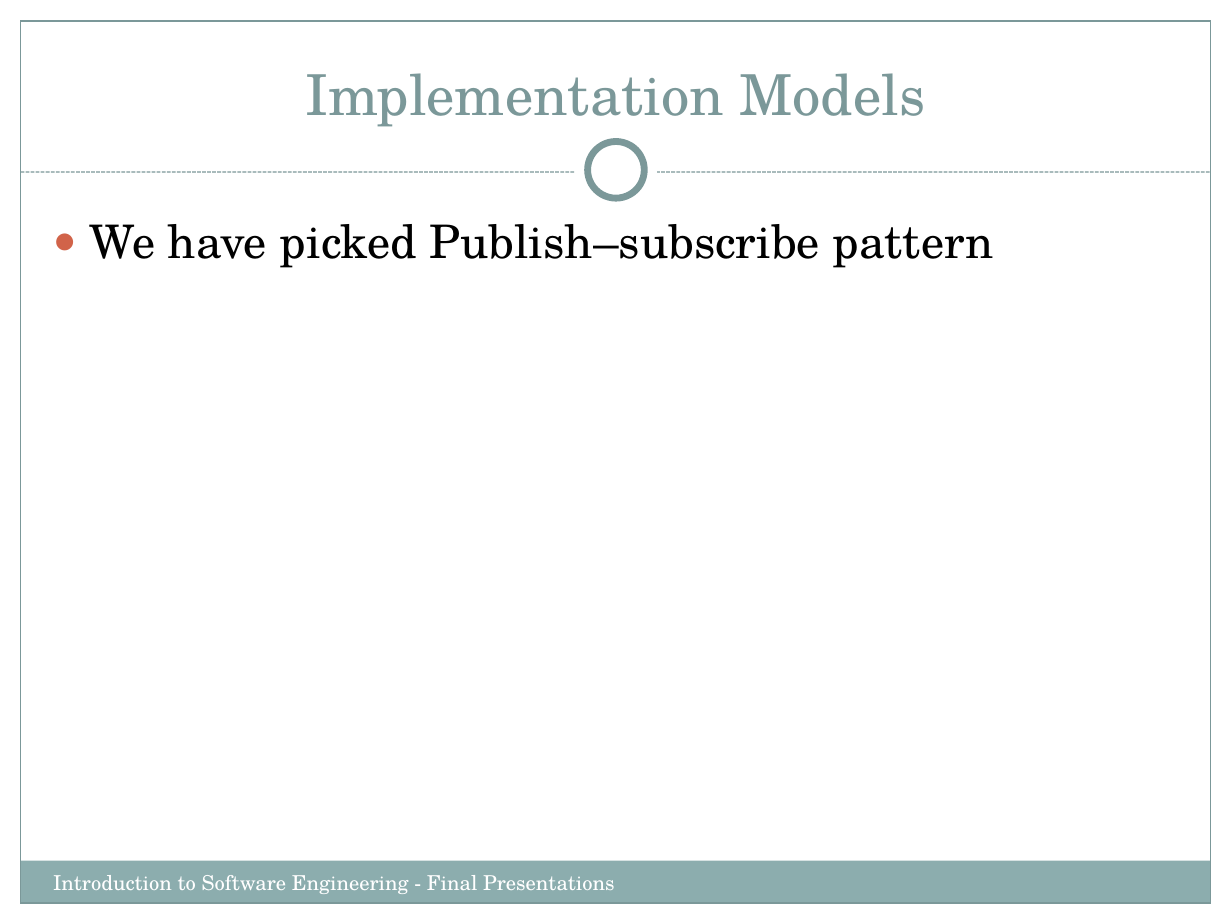
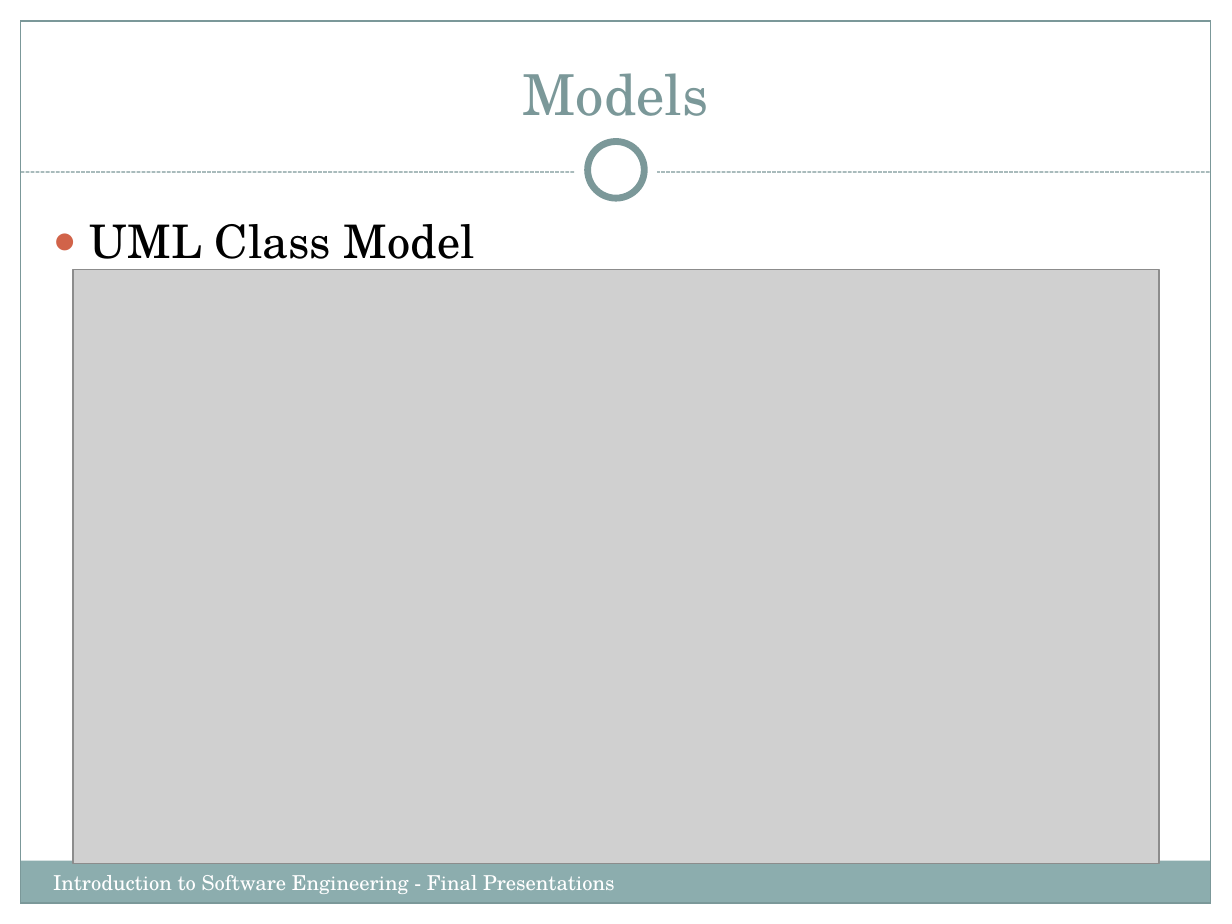
Before and after one commit to Sang712UMA/PetsApp, a slide deck: slide 7 of Presentation/AdrianSlides_WORKINPROGRESS.pptx (slide 4 before the commit). Drawn at 1232x924 pixels with LibreOffice and Linux fonts; fonts in the diff are those of the drawing; grey boxes stand for pictures. Boxes give left, top, right and bottom in pixels: in the first picture for what was removed or moved away, otherwise in the second. Text is boxed around its words. In the diff, an @@ line names an element or a change of style, - is before the commit and + after.

```diff
--- a/Presentation/AdrianSlides_WORKINPROGRESS.pptx
+++ b/Presentation/AdrianSlides_WORKINPROGRESS.pptx
@@ title at <box>523,73,709,116</box>: text changed @@
-Implementation Models
+Models
@@ text at <box>90,224,475,272</box>: text changed @@
-● We have picked Publish–subscribe pattern
+● UML Class Model
@@ picture added at <box>73,270,1159,864</box> @@
```
Also in this commit, not shown: 3 other slides changed, 7 slides added, 9 other files.
